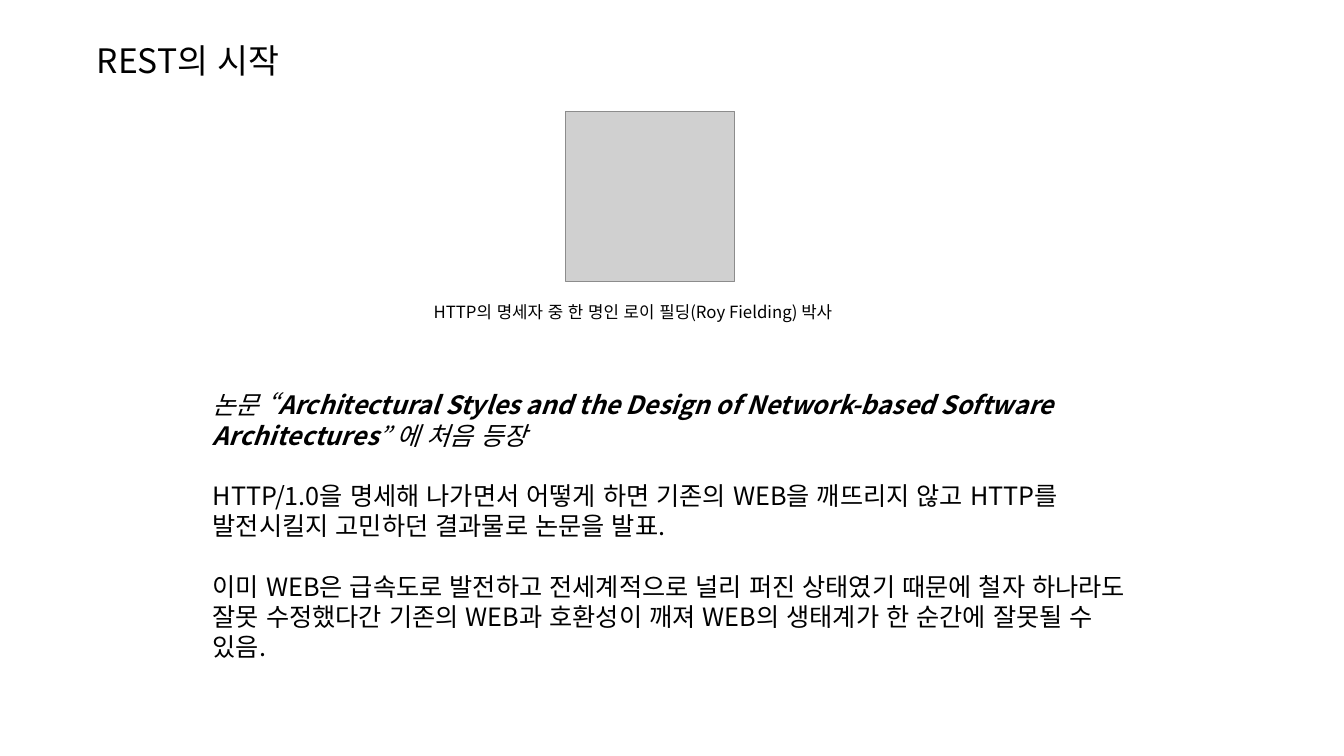
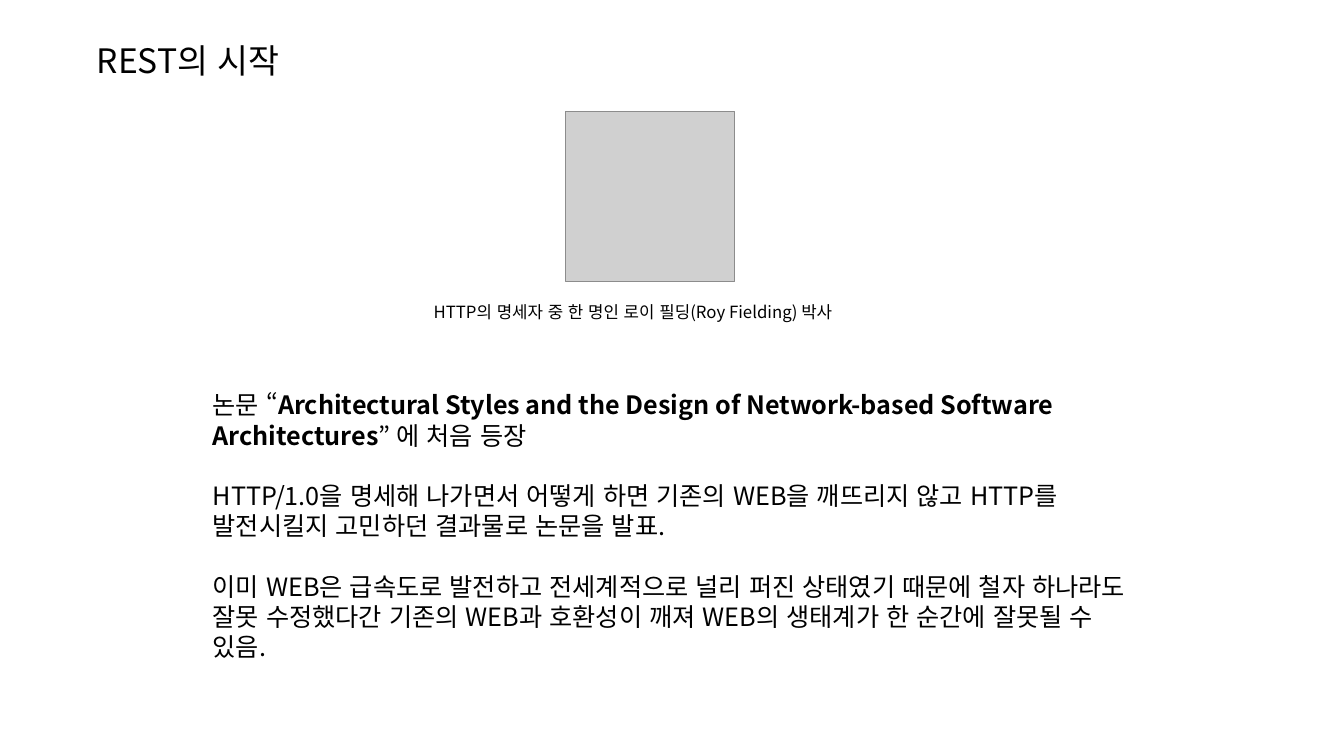
Before and after one commit to joonYK/study-boot-rest, a slide deck: slide 13 of SpringBoot Rest API.pptx. Drawn at 1344x756 pixels with LibreOffice and Linux fonts; fonts in the diff are those of the drawing; grey boxes stand for pictures. Boxes give left, top, right and bottom in pixels: in the first picture for what was removed or moved away, otherwise in the second. Text is boxed around its words. In the diff, an @@ line names an element or a change of style, - is before the commit and + after.

```diff
--- a/SpringBoot Rest API.pptx
+++ b/SpringBoot Rest API.pptx
@@ text at box(213, 392, 1054, 447): italic off in "논문 “Architectural Styles and the Design of ..." @@
```
Also in this commit, not shown: 15 other slides changed.
